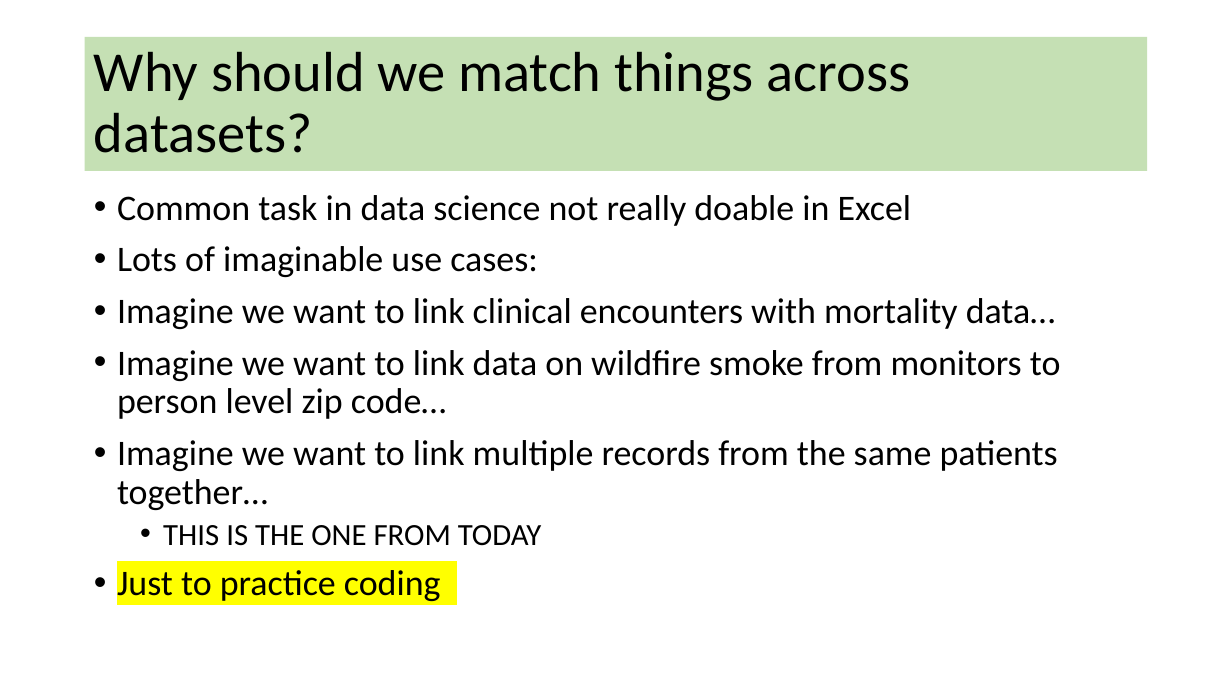
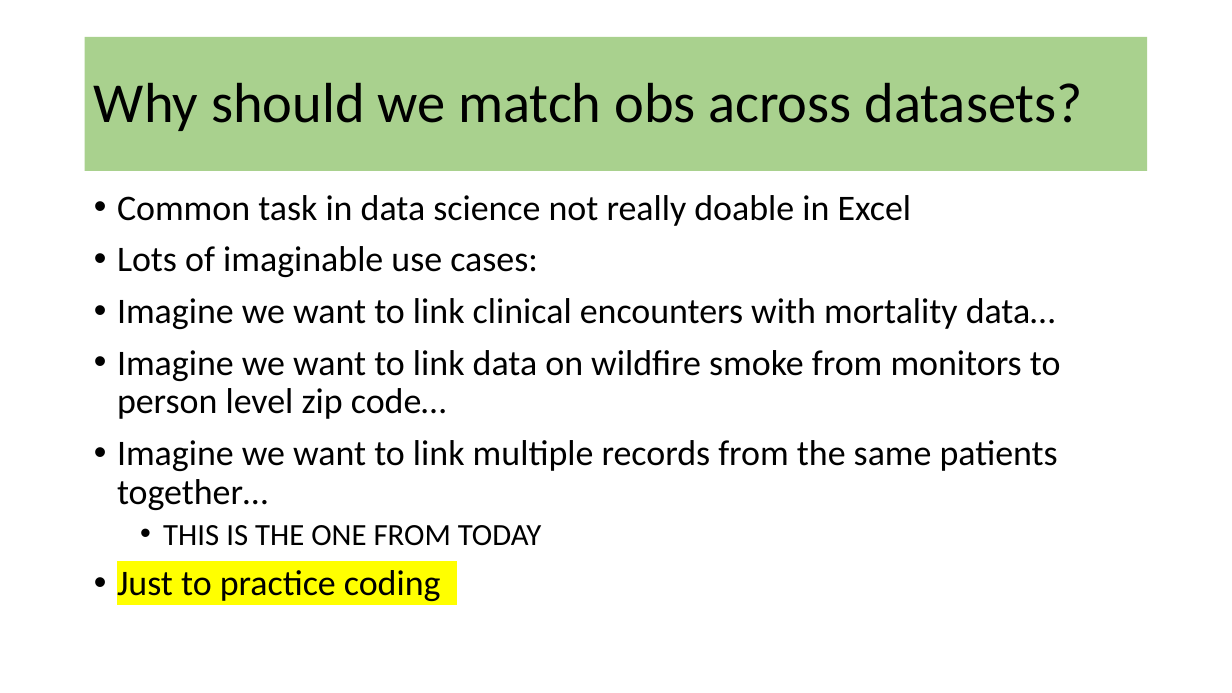
Before and after one commit to SamSwift505/NMDOH_R_WORKSHOPS_26, a slide deck: slide 9 of Week_3/Workshop_3.pptx. Drawn at 1232x693 pixels with LibreOffice and Linux fonts; fonts in the diff are those of the drawing. Boxes give left, top, right and bottom in pixels: in the first picture for what was removed or moved away, otherwise in the second. Text is boxed around its words. In the diff, an @@ line names an element or a change of style, - is before the commit and + after.

```diff
--- a/Week_3/Workshop_3.pptx
+++ b/Week_3/Workshop_3.pptx
@@ title "Why should we match obs ..." at (85,37,1148,171): fill #C5E0B4 to #A9D18E @@
@@ title at (94,82,1083,131): text changed @@
-Why should we match things across datasets?
+Why should we match obs across datasets?
```
Also in this commit, not shown: 3 other slides changed.
